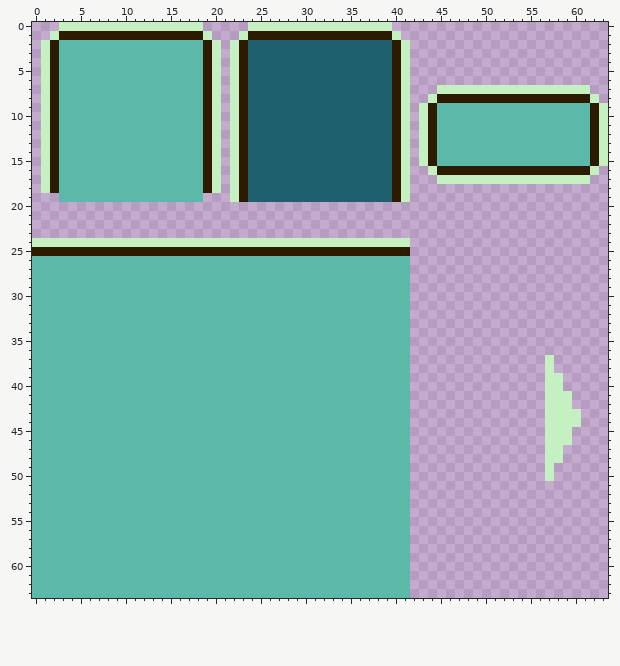
Pixel-art sprite: Assets/Sprites/Inventory.png. The picture above is the old version.
The file is 64x64 pixels.
Once edited:
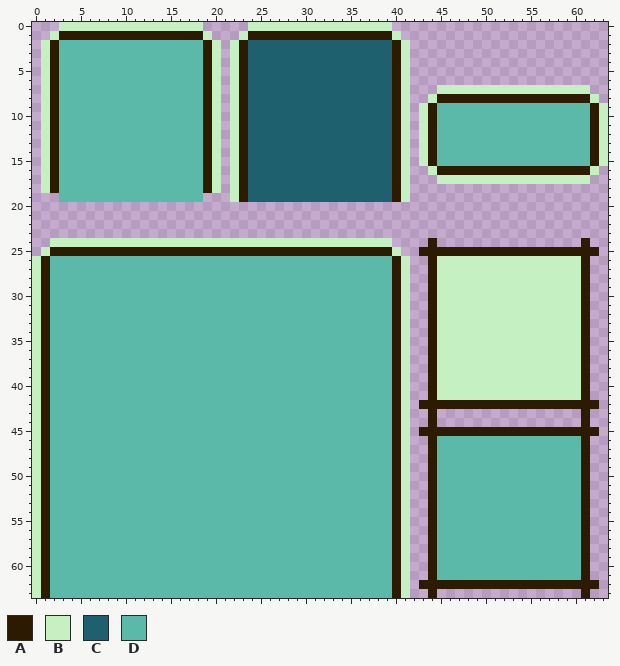
Palette (. is transparent): A #2d1b00  B #c4f0c2  C #1e606e  D #5ab9a8
Commit message: Owned Items now get displayed in the corresponding Inventory Tabs
Edits made:
y 24: x 0..1 BB -> ..; x 40..41 BB -> ..; x 44 . -> A; x 61 . -> A
y 25: x 0..1 AA -> .B; x 40..41 AA -> B.; x 43..62 .................... -> AAAAAAAAAAAAAAAAAAAA
y 26..36: x 0..1 DD -> BA; x 40..41 DD -> AB; x 44..61 .................. -> ABBBBBBBBBBBBBBBBA
y 37..38: x 0..1 DD -> BA; x 40..41 DD -> AB; x 44..56 ............. -> ABBBBBBBBBBBB; x 58..61 .... -> BBBA
y 39..40: x 0..1 DD -> BA; x 40..41 DD -> AB; x 44..56 ............. -> ABBBBBBBBBBBB; x 59..61 ... -> BBA
y 41: x 0..1 DD -> BA; x 40..41 DD -> AB; x 44..56 ............. -> ABBBBBBBBBBBB; x 60..61 .. -> BA
y 42: x 0..1 DD -> BA; x 40..41 DD -> AB; x 43..62 ..............BBB... -> AAAAAAAAAAAAAAAAAAAA
y 43..44: x 0..1 DD -> BA; x 40..41 DD -> AB; x 44 . -> A; x 57..61 BBBB. -> ....A
y 45: x 0..1 DD -> BA; x 40..41 DD -> AB; x 43..62 ..............BBB... -> AAAAAAAAAAAAAAAAAAAA
y 46: x 0..1 DD -> BA; x 40..41 DD -> AB; x 44..61 .............BBB.. -> ADDDDDDDDDDDDDDDDA
y 47..48: x 0..1 DD -> BA; x 40..41 DD -> AB; x 44..61 .............BB... -> ADDDDDDDDDDDDDDDDA
y 49..50: x 0..1 DD -> BA; x 40..41 DD -> AB; x 44..61 .............B.... -> ADDDDDDDDDDDDDDDDA
y 51..61: x 0..1 DD -> BA; x 40..41 DD -> AB; x 44..61 .................. -> ADDDDDDDDDDDDDDDDA
y 62: x 0..1 DD -> BA; x 40..41 DD -> AB; x 43..62 .................... -> AAAAAAAAAAAAAAAAAAAA
y 63: x 0..1 DD -> BA; x 40..41 DD -> AB; x 44 . -> A; x 61 . -> A
Changed places in both pictures, as pixel boxes (x1, y1, x2, y2):
changed: (32, 238, 50, 598)
changed: (392, 238, 599, 598)
